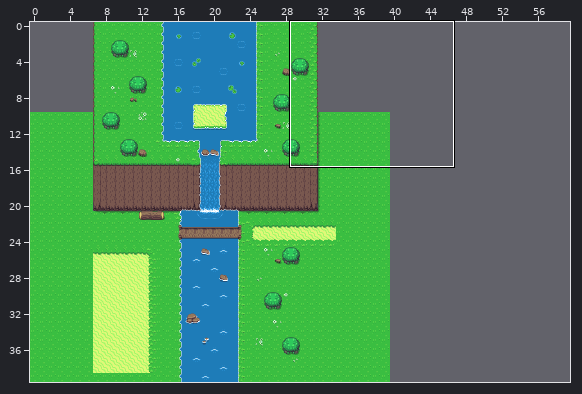
A Tiled map gets an edit: maps/test7.tmx. Above, an overview of the earlier version with the close-up marked.
Close-up. Before:
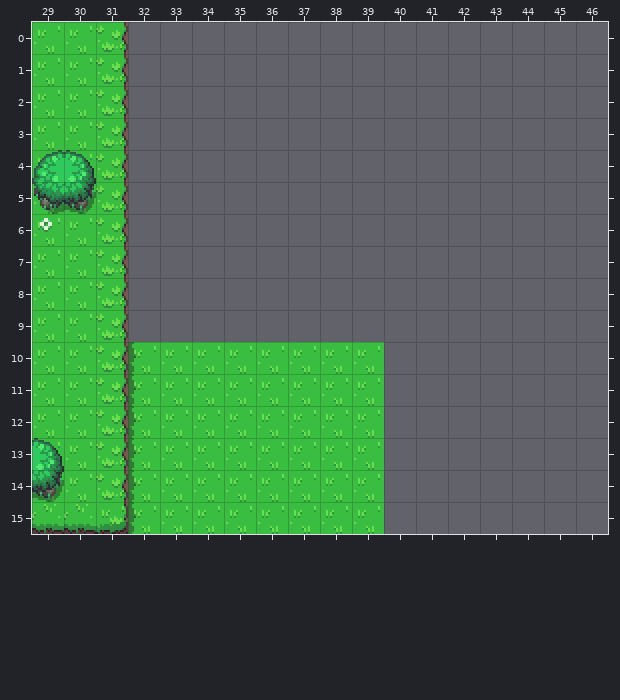
Cells are 16x16 px. Shown: x 29..46, y 0..15. The commit also changed other parts of the map, which this record leaves out. The old version is drawn lined up with the new one.
The same view after the edit:
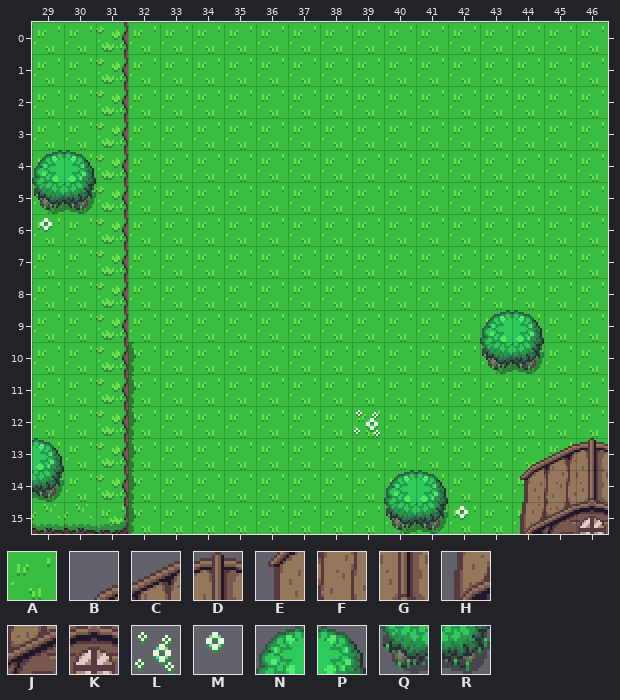
Key: from "overworld": A 0, B 6, C 7, D 8, E 46, F 47, G 48, H 86, J 87, K 88, L 320, M 321, N 645, P 646, Q 685, R 686.
_ is an empty cell.
Difference:
Changed rows in their new state; . is an unchanged cell.
map size 40x40 -> 60x40 cells
Layer "Base":
first column x 32:
 0 AAAAAAAAAAAAAAA
 1 AAAAAAAAAAAAAAA
 2 AAAAAAAAAAAAAAA
 3 AAAAAAAAAAAAAAA
 4 AAAAAAAAAAAAAAA
 5 AAAAAAAAAAAAAAA
 6 AAAAAAAAAAAAAAA
 7 AAAAAAAAAAAAAAA
 8 AAAAAAAAAAAAAAA
 9 AAAAAAAAAAAAAAA
10 ........AAAAAAA
11 ........AAAAAAA
12 ........AAAAAAA
13 ........AAAAAAA
14 ........AAAAA..
15 ........AAAAA..
Layer "Objects":
first column x 39:
 9 ....NP..
10 ....QR..
12 L.......
13 .....BCD
14 .NP..EFG
15 .QRM.HJK
